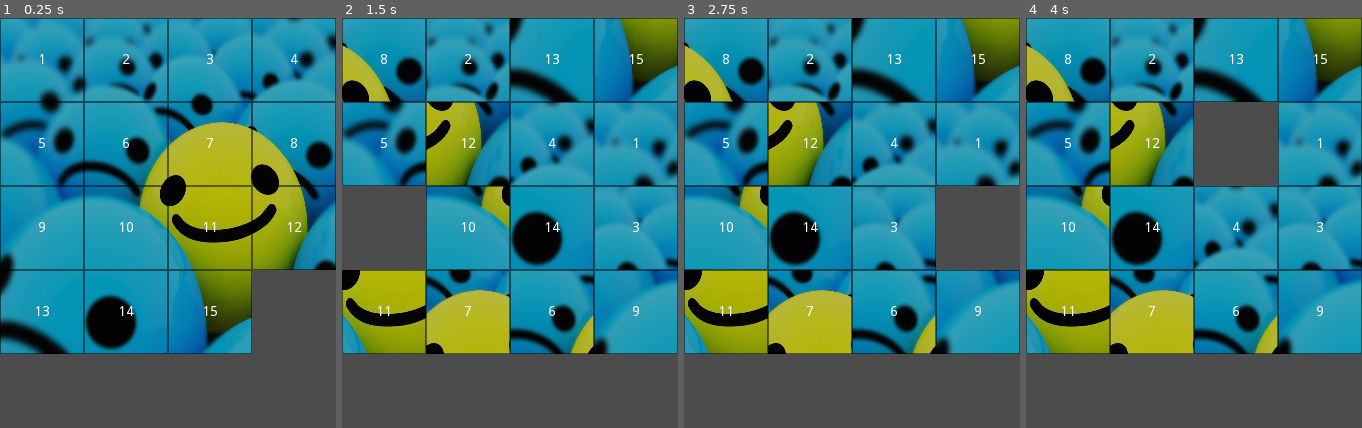
Above: before the commit, frames 1-4 (left to right).
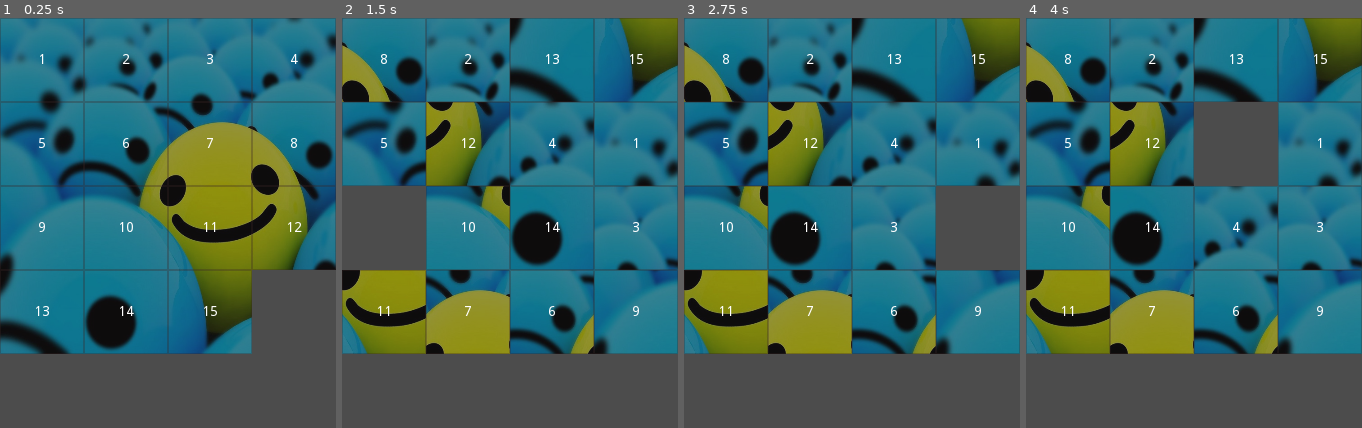
Above: after the commit, the same moments.

Repository: MlCHAL-S/sliding-puzzle
Game: Godot game, scene res://assets/scenes/Board.tscn
The game is run twice, just before and just after one commit, with the same random seed, the same clock (stepped at 60 frames per second) and the same inputs.
Inputs (mouse positions are in pixels of both pictures, inside the frame that each line leads up to):
- Up to frame 1 (0.25 s): no input
- Up to frame 2 (1.5 s): click (382, 59) at 0.5 s; click (469, 59) at 1.27 s
- Up to frame 3 (2.75 s): click (979, 227) at 2.02 s
- Up to frame 4 (4 s): click (1234, 227) at 2.77 s; click (1234, 145) at 3.52 s

The runs differ from the first frame. In frame 1, 64% of the frame differs, in the area x 0-100%, y 0-82%; in frame 2, 64%; in frame 3, 64%; in frame 4, 64%.

Commit message:
Going over a great majority of the methods in the board script. Understanding the mechanics behind thoose. Still need to ask Kacper for explanation of some of them.

Diff:
--- a/assets/scenes/Board.tscn
+++ b/assets/scenes/Board.tscn
@@ -1,6 +1,7 @@
-[gd_scene load_steps=2 format=2]
+[gd_scene load_steps=3 format=2]
 
 [ext_resource path="res://assets/scripts/Board.gd" type="Script" id=1]
+[ext_resource path="res://assets/scenes/Tile.tscn" type="PackedScene" id=2]
 
 [node name="Board" type="Control"]
 margin_right = 336.0
@@ -9,3 +10,4 @@
 __meta__ = {
 "_edit_use_anchors_": false
 }
+tile_scene = ExtResource( 2 )
--- a/assets/scenes/TEST.tscn
+++ /dev/null
@@ -1,6 +0,0 @@
-[gd_scene load_steps=2 format=2]
-
-[ext_resource path="res://assets/scripts/TEST.gd" type="Script" id=1]
-
-[node name="Node2D" type="Node2D"]
-script = ExtResource( 1 )
--- a/assets/scenes/Tile.tscn
+++ b/assets/scenes/Tile.tscn
@@ -9,7 +9,7 @@
 border_width_top = 1
 border_width_right = 1
 border_width_bottom = 1
-border_color = Color( 0, 0, 0, 1 )
+border_color = Color( 0.227451, 0.145098, 0.145098, 0.623529 )
 border_blend = true
 
 [node name="Tile" type="TextureButton"]
@@ -21,16 +21,17 @@
 }
 
 [node name="Sprite" type="Sprite" parent="."]
-scale = Vector2( 0.197586, 0.250471 )
+scale = Vector2( 0.344, 0.344 )
 texture = ExtResource( 2 )
 centered = false
 vframes = 4
 hframes = 4
+frame = 1
 
 [node name="Number" type="Control" parent="."]
 margin_right = 64.0
 margin_bottom = 64.0
-mouse_filter = 1
+mouse_filter = 2
 __meta__ = {
 "_edit_use_anchors_": false
 }
@@ -39,7 +40,7 @@
 margin_right = 64.0
 margin_bottom = 64.0
 mouse_filter = 2
-color = Color( 0.05, 0.05, 0.05, 0.294118 )
+color = Color( 0.113725, 0.101961, 0.101961, 0.47451 )
 __meta__ = {
 "_edit_use_anchors_": false
 }
@@ -47,7 +48,6 @@
 [node name="Label" type="Label" parent="Number"]
 margin_right = 64.0
 margin_bottom = 64.0
-custom_colors/font_color = Color( 1, 1, 1, 1 )
 text = "1"
 align = 1
 valign = 1
--- a/assets/scripts/Board.gd
+++ b/assets/scripts/Board.gd
@@ -1,8 +1,9 @@
 extends Control
 
+# board variables
 export var size = 4
 export var tile_size = 80
-#export var tile_scene: PackedScene
+export var tile_scene: PackedScene
 export var slide_duration = 0.15
 
 var board = []
@@ -10,7 +11,6 @@
 var empty = Vector2()
 var is_animating = false
 var tiles_animating = 0
-var max_size = size*size
 
 var move_count = 0
 var number_visible = true
@@ -27,7 +27,8 @@
 signal game_won
 signal moves_updated
 
-# generates the board
+
+# generates the board and instanciates the tiles
 func gen_board():
 	var value = 1
 	board = []
@@ -35,15 +36,15 @@
 		board.append([])
 		for c in range(size):
 
-			# fills it with numbers
-			if (value == max_size):
+			# choose which is empty cell
+			if (value == size*size):
 				board[r].append(0)
 				empty = Vector2(c, r)
 			else:
 				board[r].append(value)
 
 				# generate a new tile
-				var tile = load("res://assets/scenes/Tile.tscn").instance()
+				var tile = tile_scene.instance()
 				tile.set_position(Vector2(c * tile_size, r * tile_size))
 				tile.set_text(value)
 				if background_texture:
@@ -58,14 +59,13 @@
 			value += 1
 
 
-# checks if won
+# self explanatory
 func is_board_solved():
 	var count = 1
 	for r in range(size):
 		for c in range(size):
 			if (board[r][c] != count):
-				#
-				if r == c   and board[r][c] == 0:
+				if r == c and c == size - 1 and board[r][c] == 0:
 					return true
 				else:
 					return false
@@ -73,7 +73,7 @@
 	return true
 
 
-# prints the board in a formated way
+# to debug
 func print_board():
 	print('------board------')
 	for r in range(size):
@@ -83,7 +83,7 @@
 		print(row)
 
 
-# return the column and row of the the same number as value on the tile
+# returns the tile's position
 func value_to_grid(value):
 	for r in range(size):
 		for c in range(size):
@@ -92,7 +92,7 @@
 	return null
 
 
-# returns the tile object with the same value as in the tale
+# returns a specific tile based on it's number
 func get_tile_by_value(value):
 	for tile in tiles:
 		if str(tile.number) == str(value):
@@ -100,15 +100,14 @@
 	return null
 
 
-#################################################################################
+# calculates the board size
 func _ready():
-	tile_size = floor(get_size().x / size)
-	set_size(Vector2(tile_size*size, tile_size*size))
-	gen_board()
-#################################################################################
-
-
-#
+	self.tile_size = floor(get_size().x / size)
+	self.set_size(Vector2(tile_size*size, tile_size*size))
+	self.gen_board()
+
+
+# to do
 func _on_Tile_pressed(number):
 	if is_animating:
 		return
@@ -128,18 +127,15 @@
 		return
 
 
-	# we're getting the pressed tile position
 	var tile = value_to_grid(number)
 	empty = value_to_grid(0)
 
-	# return if we clicked in the column of row where no tile is empty
+	# if not clicked in row or column of the empty tile then return
 	if (tile.x != empty.x and tile.y != empty.y):
 		return
 
-	# vector with the direction in which a tile will be moved
 	var dir = Vector2(sign(tile.x - empty.x), sign(tile.y - empty.y))
 
-	# starting and ending positions of the tile which will be moved
 	var start = Vector2(min(tile.x, empty.x), min(tile.y, empty.y))
 	var end = Vector2(max(tile.x, empty.x), max(tile.y, empty.y))
 
@@ -153,7 +149,7 @@
 			is_animating = true
 			tiles_animating += 1
 
-	# store current board state to calculate the moves made
+	# store current board state to calculat the moves made
 	var old_board = board.duplicate(true)
 
 	# clicked in same row as as empty
@@ -193,7 +189,8 @@
 		game_state = GAME_STATES.WON
 		emit_signal("game_won")
 
-#
+
+# wikipedia
 func is_board_solvable(flat):
 	var parity = 0
 	var grid_width = size
@@ -219,7 +216,8 @@
 	else:
 		return parity % 2 == 0
 
-#
+
+# 1d to 2d to do
 func scramble_board():
 	reset_board()
 
@@ -232,25 +230,28 @@
 	randomize()
 	temp_flat_board.shuffle()
 
-	var is_solvable = is_board_solvable(temp_flat_board)
-	while not is_solvable:
+	# shuffle until a solved one is returned
+	while not is_board_solvable(temp_flat_board):
 		randomize()
 		temp_flat_board.shuffle()
-		is_solvable = is_board_solvable(temp_flat_board)
+
 	# convert flat 1d board to 2d board
 	for r in range(size):
 		for c in range(size):
 			board[r][c] = temp_flat_board[r*size + c]
 			if board[r][c] != 0:
 				set_tile_position(r, c, board[r][c])
+
 	empty = value_to_grid(0)
 
-#
+
+
 func reset_board():
 	reset_move_count()
 	board = []
 	for r in range(size):
-		board.append(([]))
+		# board.append(([]))
+		board.append([])
 		for c in range(size):
 			board[r].append(r*size + c + 1)
 			if r*size + c + 1 == size * size:
@@ -259,23 +260,26 @@
 				set_tile_position(r, c, board[r][c])
 	empty = value_to_grid(0)
 
-#
+
+
 func set_tile_position(r: int, c: int, val: int):
 	var object: TextureButton = get_tile_by_value(val)
 	object.set_position(Vector2(c, r) * tile_size)
 
-#
-func _process(_delta):
+
+# why does my mouse starts the game
+func _input(_event):
 	var is_pressed = true
 	var dir = Vector2.ZERO
-	if (Input.is_action_just_pressed("move_left")):
+
+	if Input.is_key_pressed(KEY_LEFT):
+		dir.x = 1
+	elif Input.is_key_pressed(KEY_RIGHT):
 		dir.x = -1
-	elif (Input.is_action_just_pressed("move_right")):
-		dir.x = 1
-	elif (Input.is_action_just_pressed("move_up")):
+	elif Input.is_key_pressed(KEY_UP):
+		dir.y = 1
+	elif Input.is_key_pressed(KEY_DOWN):
 		dir.y = -1
-	elif (Input.is_action_just_pressed("move_down")):
-		dir.y = 1
 	else:
 		is_pressed = false
 	if is_pressed:
@@ -289,7 +293,6 @@
 		print(tile_pressed)
 		_on_Tile_pressed(tile_pressed)
 
-#
 func slide_row(row, dir, limiter):
 	var empty_index = row.find(0)
 	if dir == 1:
@@ -311,8 +314,6 @@
 		end.pop_front()
 		return pre + post + [0] + end
 
-
-#
 func slide_column(col, dir, limiter):
 	var empty_index = col.find(0)
 
@@ -337,7 +338,6 @@
 		end.pop_front()
 		return pre + post + [0] + end
 
-
 func _on_Tile_slide_completed(_number):
 	tiles_animating -= 1
 	if tiles_animating == 0:
--- a/assets/scripts/TEST.gd
+++ /dev/null
@@ -1,39 +0,0 @@
-
-extends Node2D
-
-var board = []
-
-
-func gen_board():
-	var value = 1
-	board = []
-	for r in range(4):
-		board.append([])
-		for c in range(4):
-
-			# fills it with numbers
-			if (value == 16):
-				board[r].append(0)
-			else:
-				board[r].append(value)
-
-			value += 1
-
-
-func print_board():
-	print('------board------')
-	for r in range(4):
-		var row = ''
-		for c in range(4):
-			row += str(board[r][c]).pad_zeros(2) + ' '
-		print(row)
-
-func value_to_grid(value):
-	for r in range(4):
-		for c in range(4):
-			if (board[r][c] == value):
-				return Vector2(c, r)
-	return null
-
-func _ready():
-	value_to_grid()
--- a/project.godot
+++ b/project.godot
@@ -15,7 +15,7 @@
 
 [application]
 
-config/name="Sliding Puzzle V 1 . 0"
+config/name="Sliding Puzzle V 2 . 0"
 run/main_scene="res://assets/scenes/Board.tscn"
 config/icon="res://icon.png"
 
@@ -28,24 +28,33 @@
 
 [input]
 
+move_left={
+"deadzone": 0.5,
+"events": [ Object(InputEventKey,"resource_local_to_scene":false,"resource_name":"","device":0,"alt":false,"shift":false,"control":false,"meta":false,"command":false,"pressed":false,"scancode":65,"unicode":0,"echo":false,"script":null)
+, Object(InputEventKey,"resource_local_to_scene":false,"resource_name":"","device":0,"alt":false,"shift":false,"control":false,"meta":false,"command":false,"pressed":false,"scancode":16777231,"unicode":0,"echo":false,"script":null)
+ ]
+}
+move_right={
+"deadzone": 0.5,
+"events": [ Object(InputEventKey,"resource_local_to_scene":false,"resource_name":"","device":0,"alt":false,"shift":false,"control":false,"meta":false,"command":false,"pressed":false,"scancode":68,"unicode":0,"echo":false,"script":null)
+, Object(InputEventKey,"resource_local_to_scene":false,"resource_name":"","device":0,"alt":false,"shift":false,"control":false,"meta":false,"command":false,"pressed":false,"scancode":16777233,"unicode":0,"echo":false,"script":null)
+ ]
+}
 move_up={
 "deadzone": 0.5,
 "events": [ Object(InputEventKey,"resource_local_to_scene":false,"resource_name":"","device":0,"alt":false,"shift":false,"control":false,"meta":false,"command":false,"pressed":false,"scancode":87,"unicode":0,"echo":false,"script":null)
+, Object(InputEventKey,"resource_local_to_scene":false,"resource_name":"","device":0,"alt":false,"shift":false,"control":false,"meta":false,"command":false,"pressed":false,"scancode":16777232,"unicode":0,"echo":false,"script":null)
  ]
 }
 move_down={
 "deadzone": 0.5,
 "events": [ Object(InputEventKey,"resource_local_to_scene":false,"resource_name":"","device":0,"alt":false,"shift":false,"control":false,"meta":false,"command":false,"pressed":false,"scancode":83,"unicode":0,"echo":false,"script":null)
+, Object(InputEventKey,"resource_local_to_scene":false,"resource_name":"","device":0,"alt":false,"shift":false,"control":false,"meta":false,"command":false,"pressed":false,"scancode":16777234,"unicode":0,"echo":false,"script":null)
  ]
 }
-move_left={
+enter={
 "deadzone": 0.5,
-"events": [ Object(InputEventKey,"resource_local_to_scene":false,"resource_name":"","device":0,"alt":false,"shift":false,"control":false,"meta":false,"command":false,"pressed":false,"scancode":65,"unicode":0,"echo":false,"script":null)
- ]
-}
-move_right={
-"deadzone": 0.5,
-"events": [ Object(InputEventKey,"resource_local_to_scene":false,"resource_name":"","device":0,"alt":false,"shift":false,"control":false,"meta":false,"command":false,"pressed":false,"scancode":68,"unicode":0,"echo":false,"script":null)
+"events": [ Object(InputEventKey,"resource_local_to_scene":false,"resource_name":"","device":0,"alt":false,"shift":false,"control":false,"meta":false,"command":false,"pressed":false,"scancode":16777221,"unicode":0,"echo":false,"script":null)
  ]
 }
 
Binary file changed: file.jpg
